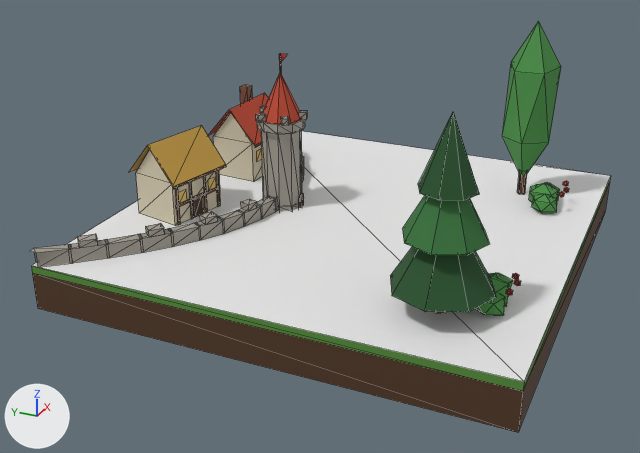
One commit to the glTF model assets/tiles3d/classic/xcfrf.glb: the scene before it, then after it.
Both versions are drawn from a 50 mm camera at (-3.45, -1.38, 1.84) aimed at (-0.19, 0.08, 0.21). Lighting does not change. The marker at lower left points along +X, +Y and +Z. The picture after the commit comes second. Mesh edges are drawn as thin lines. Vertices at exactly the same position are counted once.

The first picture shows 'xcfrf'.
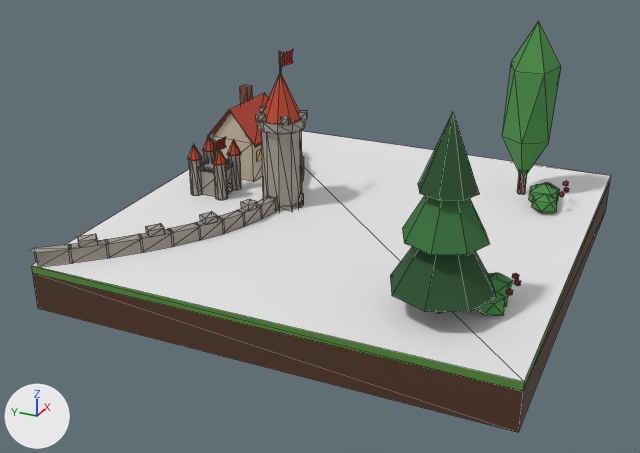
Patch to the scene script:
```diff
--- a/assets/tiles3d/classic/xcfrf.glb.py
+++ b/assets/tiles3d/classic/xcfrf.glb.py
@@ me_xcfrf @@
 # used by ob_xcfrf; location = (0.0, 0.0, 0.0)
-me_xcfrf.from_pydata(...)  # 688 vertices, 900 faces; spans x -1.0..1.0, y -1.0..1.0, z 0.0..1.03
+me_xcfrf.from_pydata(...)  # 974 vertices, 1354 faces; spans x -1.0..1.0, y -1.0..1.0, z 0.0..1.03
+# me_xcfrf part 1: the loose piece of 8 vertices spanning x -0.08..-0.02, y 0.34..0.39, z 0.26..0.29 is copied, and the copy is scaled about its middle by (-2.72, -2.72, 4.13), then moved by (0.05, 0.36, -0.02); it spans x -0.07..0.07, y 0.65..0.79, z 0.2..0.32
+# me_xcfrf part 2: a new loose piece, an 8-sided cylinder along z spanning x 0.038..0.098, y 0.622..0.682, z 0.2..0.38, in mat_tileatlas
+# me_xcfrf part 3: a new loose piece, an 8-sided cylinder along z spanning x 0.038..0.098, y 0.758..0.818, z 0.2..0.38, in mat_tileatlas
+# me_xcfrf part 4: a new loose piece, an 8-sided cylinder along z spanning x -0.098..-0.038, y 0.622..0.682, z 0.2..0.38, in mat_tileatlas
+# me_xcfrf part 5: a new loose piece, an 8-sided cone pointing to +z spanning x -0.104..-0.032, y 0.616..0.688, z 0.38..0.454, in mat_tileatlas
+# me_xcfrf part 6: a new loose piece, an 8-sided cone pointing to +z spanning x 0.032..0.104, y 0.616..0.688, z 0.38..0.454, in mat_tileatlas
+# me_xcfrf part 7: a new loose piece, an 8-sided cylinder along z spanning x -0.098..-0.038, y 0.758..0.818, z 0.2..0.38, in mat_tileatlas
+# me_xcfrf part 8: a new loose piece, an 8-sided cone pointing to +z spanning x 0.032..0.104, y 0.752..0.824, z 0.38..0.454, in mat_tileatlas
+# me_xcfrf part 9: a new loose piece, an 8-sided cone pointing to +z spanning x -0.104..-0.032, y 0.752..0.824, z 0.38..0.454, in mat_tileatlas
+# me_xcfrf part 10: a new loose piece of 21 vertices spanning x 0.0..0.12, y 0.35..0.36, z 0.84..0.91, in mat_tileatlas
+# me_xcfrf part 11: a new loose piece of 21 vertices spanning x 0.0..0.1, y 0.71..0.72, z 0.39..0.45, in mat_tileatlas
+# me_xcfrf part 12: 10 loose pieces with 44 vertices, spanning x -0.46..-0.06, y 0.59..0.93, z 0.2..0.56, are deleted
+# me_xcfrf part 13: 2 vertices removed from x 0.0..0.07, y 0.36, z 0.87..0.89; 13 vertices added at x -0.01..0.01, y 0.35..0.37, z 0.81..0.92
+# me_xcfrf part 14: 10 vertices removed from x -0.43..-0.09, y 0.62..0.9, z 0.2..0.54
+# other edits to the shape of me_xcfrf do not show in these pictures
 me_xcfrf.materials.append(mat_tileface)
```

Where the change shows, as pixel boxes [x1, y1, x2, y2] in the pictures (640 x 453 px):
part 1 of me_xcfrf, added
    after: [201, 162, 233, 197]
part 2 of me_xcfrf, added
    after: [228, 155, 241, 190]
part 3 of me_xcfrf, added (mostly hidden)
    after: [204, 152, 216, 163]
part 4 of me_xcfrf, added
    after: [214, 164, 228, 200]
part 5 of me_xcfrf, added
    after: [213, 148, 227, 165]
part 6 of me_xcfrf, added
    after: [227, 139, 241, 156]
part 7 of me_xcfrf, added
    after: [189, 160, 202, 196]
part 8 of me_xcfrf, added
    after: [203, 136, 214, 152]
part 9 of me_xcfrf, added
    after: [187, 145, 202, 161]
part 10 of me_xcfrf, added
    after: [281, 49, 293, 67]
part 11 of me_xcfrf, added
    after: [215, 137, 226, 152]
part 12 of me_xcfrf, deleted (brown)
    before: [129, 126, 226, 225]
part 13 of me_xcfrf, reshaped
    before: [281, 54, 287, 62]
    after: [278, 51, 282, 74]
part 14 of me_xcfrf, deleted (beige)
    before: [136, 150, 221, 226]
